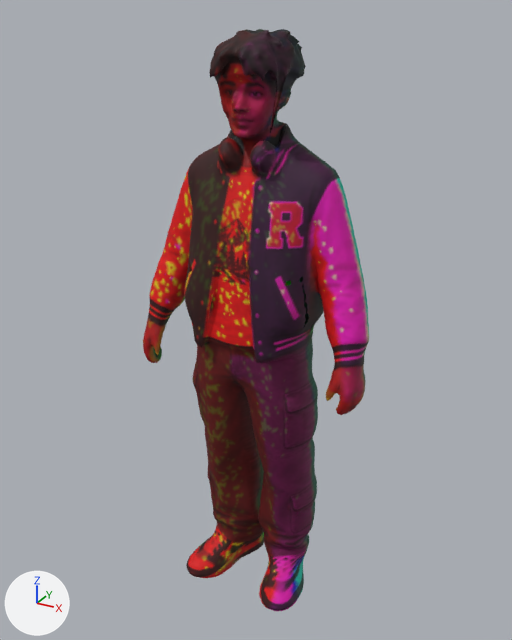
An edit to the glTF model assets/figures/rashad.glb, drawn before and after from the same camera.
The view is the same before and after, from a 50 mm lens placed at (0.946, -1.721, 1.814), pointed at (-0.01, 0.017, 0.945). The axes (+X, +Y, +Z) are drawn at lower left. The lights are the same throughout. The first picture is the older version.

The first picture shows 'rashad'.
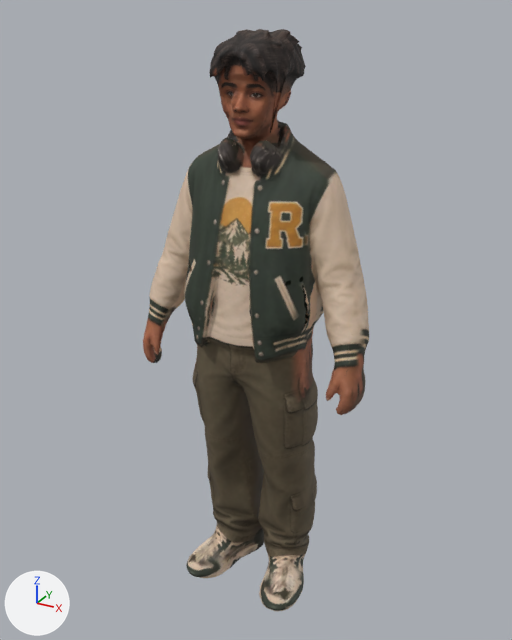
The change, as a list of edits to the scene's bpy script:
```text
Add img_rashad_baked:
    img_rashad_baked = load_image('rashad_baked', '_unpacked/rashad_baked', 2048, 2048, 'sRGB')
Change mat_rashad:
    remove n2 = _N.new('ShaderNodeMix'); n2.name = 'Mix'
    remove n2.data_type = 'RGBA'
    remove n2.blend_type = 'MULTIPLY'
    remove n2.inputs[0].default_value = 1.0  # 'Factor'
    remove n3 = _N.new('ShaderNodeVertexColor'); n3.name = 'Color Attribute'
    where n4 = _N.new('ShaderNodeTexImage'); n4.name = 'Image Texture'
    n4.image: img_rashad_tex -> img_rashad_baked
    where n0 = _N.new('ShaderNodeBsdfPrincipled'); n0.name = 'Principled BSDF'
    remove _L.new(n2.outputs[2], n0.inputs[0])  # 'Result' to 'Base Color'
    remove _L.new(n3.outputs[0], n2.inputs[7])  # 'Color' to 'B'
    remove _L.new(n4.outputs[0], n2.inputs[6])  # 'Color' to 'A'
    add _L.new(n4.outputs[0], n0.inputs[0])  # 'Color' to 'Base Color'
Change me_mesh_0:
    where me_mesh_0.from_pydata(...)  # 42418 vertices, 84696 faces; spans x -0.38..0.37, y -0.18..0.16, z -0.01..1.77
    used by ob_rashad; location = (0.0, 0.0, 0.0)
    me_mesh_0 part 1: 6155 vertices moved within x -0.37..0.37, y -0.17..0.15, z 0.0..1.76
    me_mesh_0 part 2: 38122 kept faces spanning x -0.38..0.37, y -0.18..0.16, z -0.01..1.77 get new texture (UV) coordinates
```

Boxes (x1, y1, x2, y2) around the edits, measured in the pictures (512 x 640 px; the box of a moved part takes in the faces that stretch with it):
'rashad', surface changed (lighter): (143, 29, 369, 612) in both
part 1 of me_mesh_0, moved or reshaped: before (146, 29, 369, 612); after (146, 29, 369, 611)
part 2 of me_mesh_0, surface changed (lighter): (143, 29, 369, 611) in both
